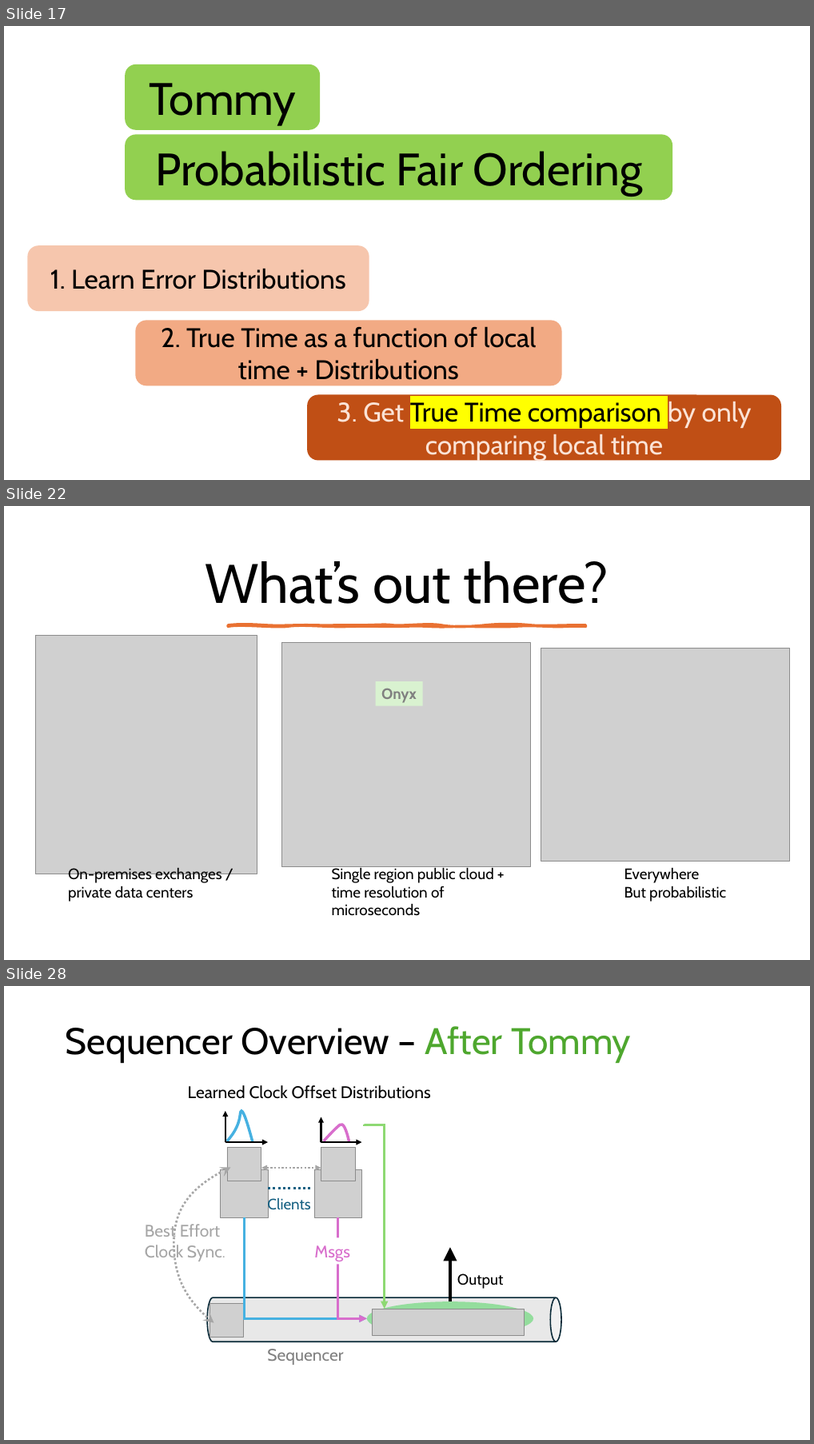
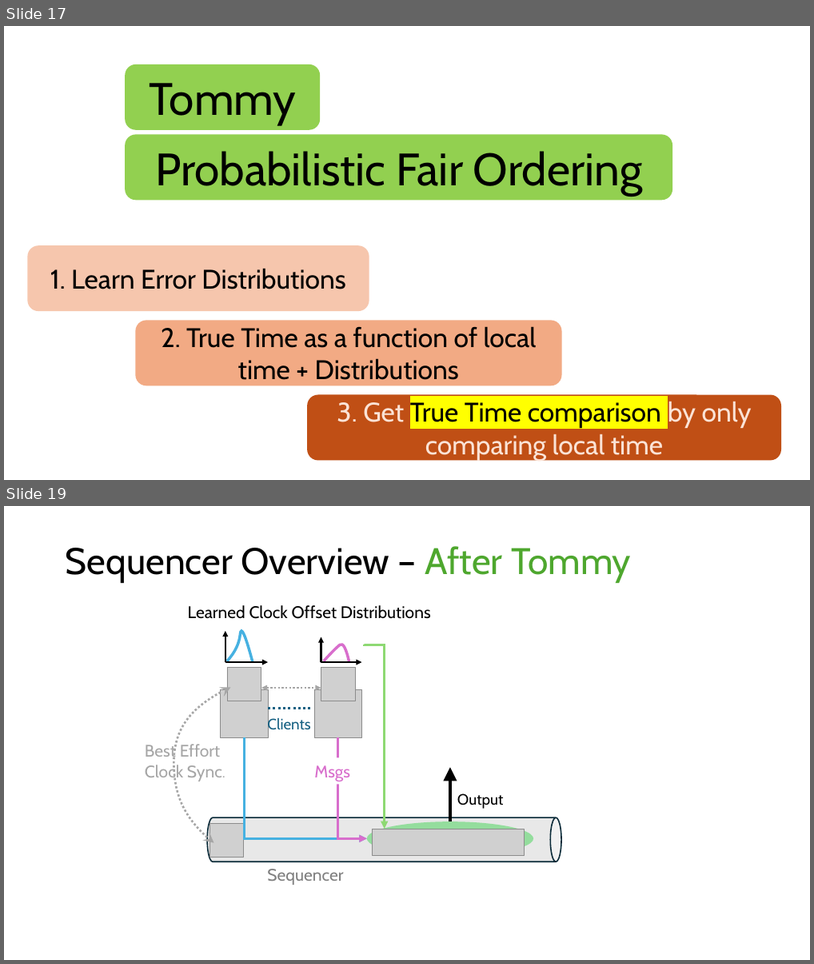
Before and after one commit to HaseebLUMS/Onyx-Presentation, a slide deck: tommy_hotnets_v2.pptx. Shown one above the other, each under a label of ours: slides 17, 22 and 28 before the commit, slides 17 and 19 after it; the slides between them are not shown. The pictures are 814x1444 and 814x964 pixels, drawn with LibreOffice and Linux fonts; fonts in the diff are those of the drawing; grey boxes stand for pictures. Boxes give left, top, right and bottom in pixels: in the first picture for what was removed or moved away, otherwise in the second. Text is boxed around its words. In the diff, an @@ line names an element or a change of style, - is before the commit and + after.

```diff
--- a/tommy_hotnets_v2.pptx
+++ b/tommy_hotnets_v2.pptx
@@ slide 22 removed at [4, 506, 810, 960], background #FFFFFF @@
@@ title removed at [206, 561, 609, 604] @@
-What’s out there?
@@ freeform shape removed at [229, 625, 586, 626] @@
@@ picture removed at [35, 636, 258, 874] @@
@@ picture removed at [282, 642, 530, 867] @@
@@ picture removed at [541, 648, 790, 861] @@
@@ rectangle removed at [376, 681, 423, 706] @@
-Onyx
@@ text removed at [68, 868, 222, 901] @@
-On-premises exchanges / private data centers
@@ text removed at [332, 866, 494, 915] @@
-Single region public cloud +
-time resolution of microseconds
@@ text removed at [625, 867, 726, 901] @@
-Everywhere
-But probabilistic
@@ what was slide 28 is now slide 19 @@
```
Also in this commit, not shown: 9 slides changed, 7 slides added, 14 other slides removed.
